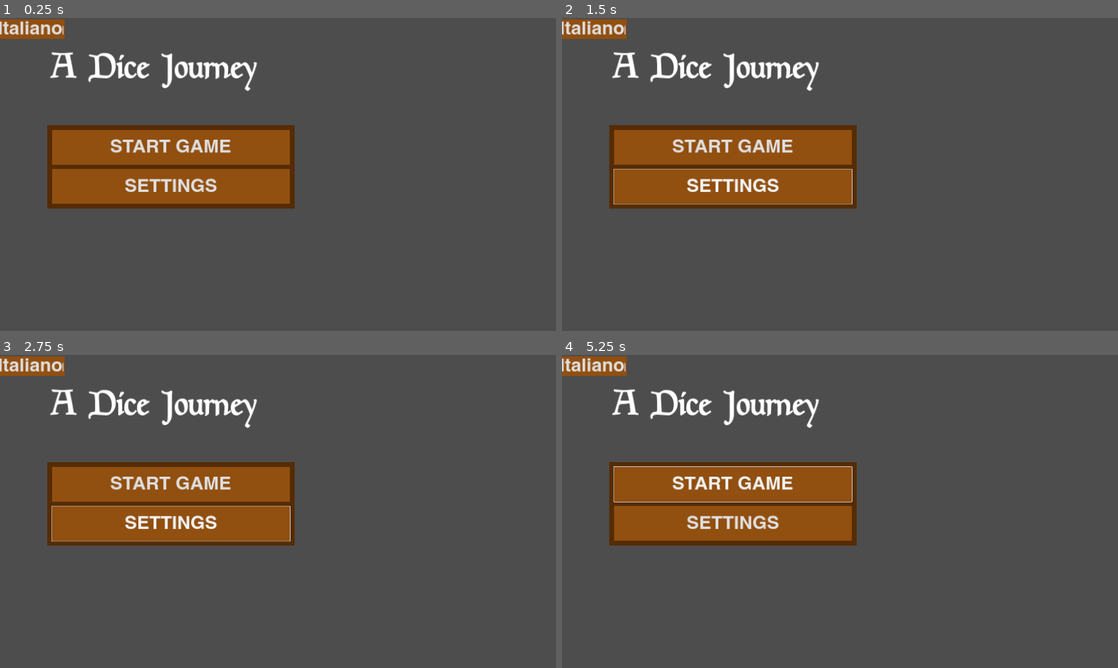
Above: before the commit, frames 1-4 (two rows, left to right).
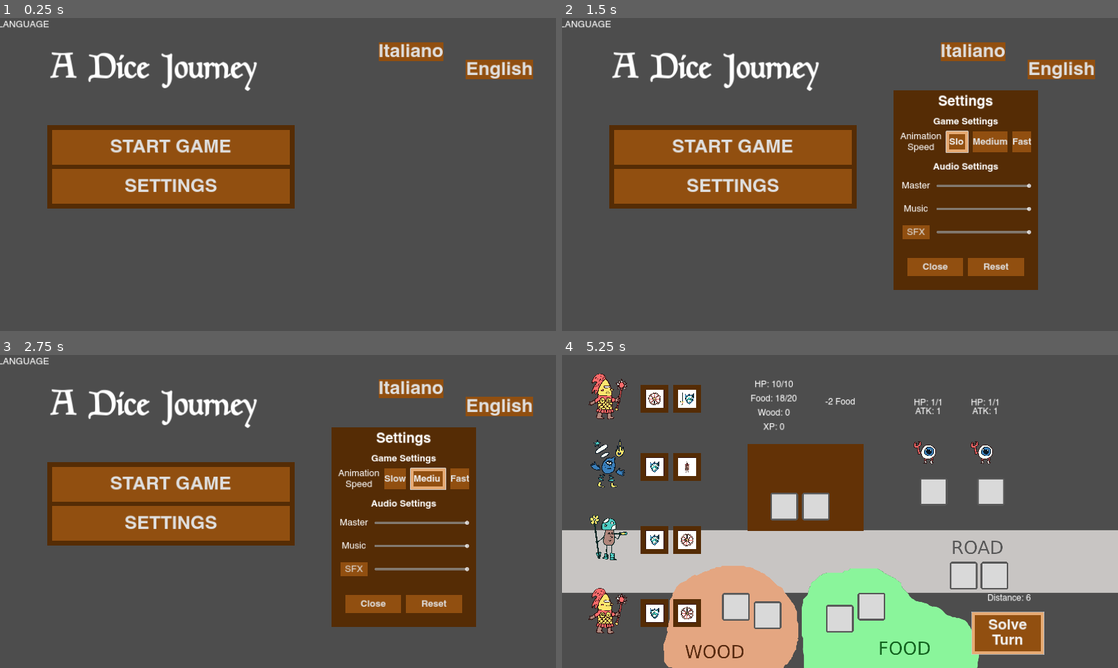
Above: after the commit, the same moments.

Repository: Sugo98/godot-77
Game: Godot game, scene res://game_logic/game_manager.tscn
Two runs of this game, one before a commit and one after it. Both use one fixed random seed, a clock stepped at 60 frames per second and the inputs below.
Inputs (mouse positions are in pixels of both pictures, inside the frame that each line leads up to):
- Up to frame 1 (0.25 s): no input
- Up to frame 2 (1.5 s): click "SETTINGS" at 0.5 s; click (956, 143) at 1.25 s, where only the run after the commit has a clickable "Slow"
- Up to frame 3 (2.75 s): click (428, 480) at 2 s, where only the run after the commit has a clickable "Medium"
- Up to frame 4 (5.25 s): click (1023, 480) at 2.75 s, where only the run after the commit has a clickable "Fast"; click (995, 605) at 3.5 s, where only the run after the commit has a clickable "Reset"; click "START GAME" at 4.25 s; click (1006, 633) at 5 s, where only the run after the commit has a clickable "Solve Turn"

The runs differ from the first frame. In frame 1, 2.2% of the frame differs, in the area x 0-96%, y 0-20%; in frame 2, 19%; in frame 3, 19%; in frame 4, 50%, in the area x 0-100%, y 0-100%.
Error before the commit: Cannot call method 'play' on a null value. (res://game_logic/main_menu.gd:24)

Commit message:
tweaking with translation

Diff:
--- /dev/null
+++ b/assets/localization/dictionary.csv
@@ -0,0 +1,20 @@
+key,en,it
+START_GAME,START GAME,AVVIA PARTITA
+SETTINGS_UPP,SETTINGS,IMPOSTAZIONI
+SETTINGS_LOW,Settings,Impostazioni
+LANGUAGE,LANGUAGE,LINGUA
+GAME_SETTINGS,Game Settings,Impostazioni di gioco
+ANIMATION_SPEED,"Animation
+Speed","Velocità
+Animazioni"
+SLOW,Slow,Lenta
+MEDIUM,Medium,Meida
+FAST,Fast,Veloce
+AUDIO_SETTINGS,Audio Settings,Impostazioni Audio
+MUSIC,Music,Musica
+CLOSE,Close,Chiudi
+RESET,Reset,Ripristina
+DISTANCE,Distance,Distanza
+SOLVE_TURN,"Solve
+Turn","Risolvi
+Turno"
--- a/game_logic/basic_level.tscn
+++ b/game_logic/basic_level.tscn
@@ -249,13 +249,6 @@
 theme = ExtResource("3_nj3nf")
 script = ExtResource("2_ghtwx")
 type = 4
-
-[node name="DebugSpawn" type="Button" parent="."]
-offset_left = 1330.0
-offset_top = 103.0
-offset_right = 1442.0
-offset_bottom = 134.0
-text = "SpawnEnemy"
 
 [node name="SolveTurn" type="Button" parent="."]
 offset_left = 1415.0
@@ -263,8 +256,7 @@
 offset_right = 1664.0
 offset_bottom = 1033.0
 theme_override_font_sizes/font_size = 50
-text = "Solve
-Turn"
+text = "SOLVE_TURN"
 
 [node name="AnimationTimer" type="Timer" parent="."]
 
@@ -288,5 +280,4 @@
 [node name="BackGroundMusic" type="AudioStreamPlayer" parent="."]
 bus = &"Music"
 
-[connection signal="pressed" from="DebugSpawn" to="." method="debug_spawn_enemy"]
 [connection signal="pressed" from="SolveTurn" to="." method="solve_turn"]
--- a/game_logic/basic_level_logic.gd
+++ b/game_logic/basic_level_logic.gd
@@ -201,7 +201,7 @@
 			while( obstacle and x):
 				obstacle -= 1
 				x -= 1
-			Utils.create_text_feedback("-" + str(x) + " " + tr("Distance"), slot.global_position)
+			Utils.create_text_feedback("-" + str(x) + " " + tr("DISTANCE"), slot.global_position)
 			decrase_road(x)
 
 		face.hide()
--- a/game_logic/main_menu.tscn
+++ b/game_logic/main_menu.tscn
@@ -48,14 +48,14 @@
 layout_mode = 2
 theme = ExtResource("2_dlwf6")
 theme_type_variation = &"MainMenuButton"
-text = "START GAME"
+text = "START_GAME"
 
 [node name="Option" type="Button" parent="GameMenu/Game Menu"]
 custom_minimum_size = Vector2(0, 120)
 layout_mode = 2
 theme = ExtResource("2_dlwf6")
 theme_type_variation = &"MainMenuButton"
-text = "SETTINGS"
+text = "SETTINGS_UPP"
 
 [node name="SettingMenu" type="PanelContainer" parent="."]
 layout_mode = 0
@@ -63,7 +63,6 @@
 offset_top = 244.0
 offset_right = 1536.0
 offset_bottom = 643.0
-theme_override_constants/separation = 10
 
 [node name="Settings Menu" type="VBoxContainer" parent="SettingMenu"]
 layout_mode = 2
@@ -72,7 +71,7 @@
 layout_mode = 2
 theme = ExtResource("2_dlwf6")
 theme_type_variation = &"HeaderLarge"
-text = "Settings"
+text = "SETTINGS_LOW"
 horizontal_alignment = 1
 
 [node name="MarginContainer" type="MarginContainer" parent="SettingMenu/Settings Menu"]
@@ -85,17 +84,16 @@
 layout_mode = 2
 theme = ExtResource("2_dlwf6")
 theme_type_variation = &"HeaderMedium"
-text = "Game Settings"
+text = "GAME_SETTINGS"
 horizontal_alignment = 1
 
 [node name="HBoxContainer" type="HBoxContainer" parent="SettingMenu/Settings Menu/MarginContainer/GameSetting"]
 layout_mode = 2
 
-[node name="Label" type="Label" parent="SettingMenu/Settings Menu/MarginContainer/GameSetting/HBoxContainer"]
-layout_mode = 2
-size_flags_horizontal = 3
-text = "Animation
-Speed"
+[node name="AnimationSpeed" type="Label" parent="SettingMenu/Settings Menu/MarginContainer/GameSetting/HBoxContainer"]
+layout_mode = 2
+size_flags_horizontal = 3
+text = "ANIMATION_SPEED"
 horizontal_alignment = 1
 
 [node name="PanelContainer" type="HBoxContainer" parent="SettingMenu/Settings Menu/MarginContainer/GameSetting/HBoxContainer"]
@@ -107,19 +105,19 @@
 layout_mode = 2
 size_flags_horizontal = 3
 theme_override_font_sizes/font_size = 32
-text = "Slow"
+text = "SLOW"
 
 [node name="Button2" type="Button" parent="SettingMenu/Settings Menu/MarginContainer/GameSetting/HBoxContainer/PanelContainer"]
 layout_mode = 2
 size_flags_horizontal = 3
 theme_override_font_sizes/font_size = 32
-text = "Medium"
+text = "MEDIUM"
 
 [node name="Button3" type="Button" parent="SettingMenu/Settings Menu/MarginContainer/GameSetting/HBoxContainer/PanelContainer"]
 layout_mode = 2
 size_flags_horizontal = 3
 theme_override_font_sizes/font_size = 32
-text = "Fast"
+text = "FAST"
 
 [node name="MarginContainer2" type="MarginContainer" parent="SettingMenu/Settings Menu"]
 layout_mode = 2
@@ -131,7 +129,7 @@
 layout_mode = 2
 theme = ExtResource("2_dlwf6")
 theme_type_variation = &"HeaderMedium"
-text = "Audio Settings"
+text = "AUDIO_SETTINGS"
 horizontal_alignment = 1
 
 [node name="HBoxContainer" type="HBoxContainer" parent="SettingMenu/Settings Menu/MarginContainer2/AudioSetting"]
@@ -162,7 +160,7 @@
 [node name="Label" type="Label" parent="SettingMenu/Settings Menu/MarginContainer2/AudioSetting/HBoxContainer2"]
 layout_mode = 2
 size_flags_horizontal = 3
-text = "Music"
+text = "MUSIC"
 horizontal_alignment = 1
 
 [node name="MusicSlider" type="HSlider" parent="SettingMenu/Settings Menu/MarginContainer2/AudioSetting/HBoxContainer2"]
@@ -217,7 +215,7 @@
 size_flags_horizontal = 3
 theme = ExtResource("2_dlwf6")
 theme_override_font_sizes/font_size = 32
-text = "Close"
+text = "CLOSE"
 
 [node name="Reset" type="Button" parent="SettingMenu/Settings Menu/MarginContainer3/HBoxContainer"]
 custom_minimum_size = Vector2(180, 0)
@@ -225,30 +223,38 @@
 size_flags_horizontal = 3
 theme = ExtResource("2_dlwf6")
 theme_override_font_sizes/font_size = 32
-text = "Reset"
-
-[node name="LanguageSection" type="HBoxContainer" parent="Settings Menu"]
+text = "RESET"
+
+[node name="Settings Menu#LanguageSection" type="HBoxContainer" parent="."]
 layout_mode = 2
 theme_override_constants/separation = 20
 alignment = 1
 
-[node name="Label" type="Label" parent="Settings Menu/LanguageSection"]
+[node name="Settings Menu_LanguageSection#Label" type="Label" parent="."]
 layout_mode = 2
 text = "LANGUAGE
 "
 
-[node name="EN_lan" type="Button" parent="Settings Menu/LanguageSection"]
+[node name="Settings Menu_LanguageSection#EN_lan" type="Button" parent="."]
 custom_minimum_size = Vector2(100, 0)
 layout_mode = 2
+offset_left = 1617.0
+offset_top = 140.0
+offset_right = 1848.0
+offset_bottom = 205.0
 text = "English"
 
-[node name="IT_lan" type="Button" parent="Settings Menu/LanguageSection"]
+[node name="Settings Menu_LanguageSection#IT_lan" type="Button" parent="."]
 custom_minimum_size = Vector2(100, 0)
 layout_mode = 2
+offset_left = 1315.0
+offset_top = 78.0
+offset_right = 1539.0
+offset_bottom = 143.0
 text = "Italiano
 "
 
-[node name="AudioStreamPlayer" type="AudioStreamPlayer" parent="."]
+[node name="Music" type="AudioStreamPlayer" parent="."]
 stream = ExtResource("2_sp5x1")
 bus = &"Music"
 
@@ -256,13 +262,7 @@
 stream = ExtResource("3_wk7ht")
 bus = &"SFX"
 
-[connection signal="pressed" from="Game Menu/StartGame" to="." method="_on_start_game_pressed"]
-[connection signal="pressed" from="Game Menu/Option" to="." method="open_settings"]
-[connection signal="value_changed" from="Settings Menu/AudioSetting/HBoxContainer/MasterSlider" to="." method="_on_master_slider_value_changed"]
-[connection signal="value_changed" from="Settings Menu/AudioSetting/HBoxContainer2/MusicSlider" to="." method="_on_music_slider_value_changed"]
-[connection signal="pressed" from="Settings Menu/AudioSetting/HBoxContainer3/SFX" to="." method="_on_debug_pressed"]
-[connection signal="value_changed" from="Settings Menu/AudioSetting/HBoxContainer3/SFXSlider" to="." method="_on_sfx_slider_value_changed"]
-[connection signal="pressed" from="Settings Menu/HBoxContainer/Close" to="." method="_on_close_pressed"]
-[connection signal="pressed" from="Settings Menu/HBoxContainer/Reset" to="." method="_on_reset_pressed"]
-[connection signal="pressed" from="Settings Menu/LanguageSection/EN_lan" to="." method="_on_en_lan_pressed"]
-[connection signal="pressed" from="Settings Menu/LanguageSection/IT_lan" to="." method="_on_it_lan_pressed"]
+[connection signal="pressed" from="GameMenu/Game Menu/StartGame" to="." method="_on_start_game_pressed"]
+[connection signal="pressed" from="GameMenu/Game Menu/Option" to="." method="open_settings"]
+[connection signal="pressed" from="Settings Menu_LanguageSection#EN_lan" to="." method="_on_en_lan_pressed"]
+[connection signal="pressed" from="Settings Menu_LanguageSection#IT_lan" to="." method="_on_it_lan_pressed"]
--- a/project.godot
+++ b/project.godot
@@ -29,3 +29,7 @@
 
 theme/custom="res://assets/theme/basic_theme.tres"
 theme/custom_font="res://assets/theme/fonts/Helvetica.ttf"
+
+[internationalization]
+
+locale/translations=PackedStringArray("res://assets/localization/dictionary.en.translation", "res://assets/localization/dictionary.it.translation")
--- a/resources/dice_faces/food1.tres
+++ b/resources/dice_faces/food1.tres
@@ -5,7 +5,7 @@
 
 [resource]
 script = ExtResource("1_46h7h")
-name = "Food 1"
+name = "FOOD_1"
 description = "Recovers 1 food"
 texture = ExtResource("2_uewim")
 character_class = 0
Not shown, added: assets/localization/dictionary.csv.import
Binary file added: assets/localization/dictionary.en.translation
Binary file added: assets/localization/dictionary.it.translation
Not shown, added: assets/localization/.~lock.dictionary.csv#
